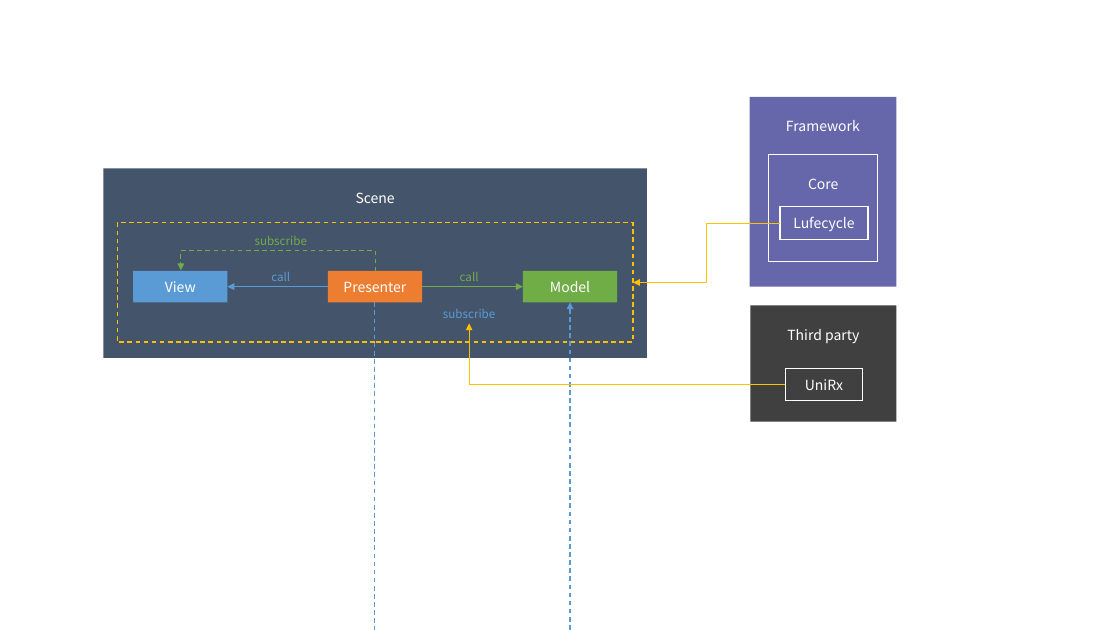
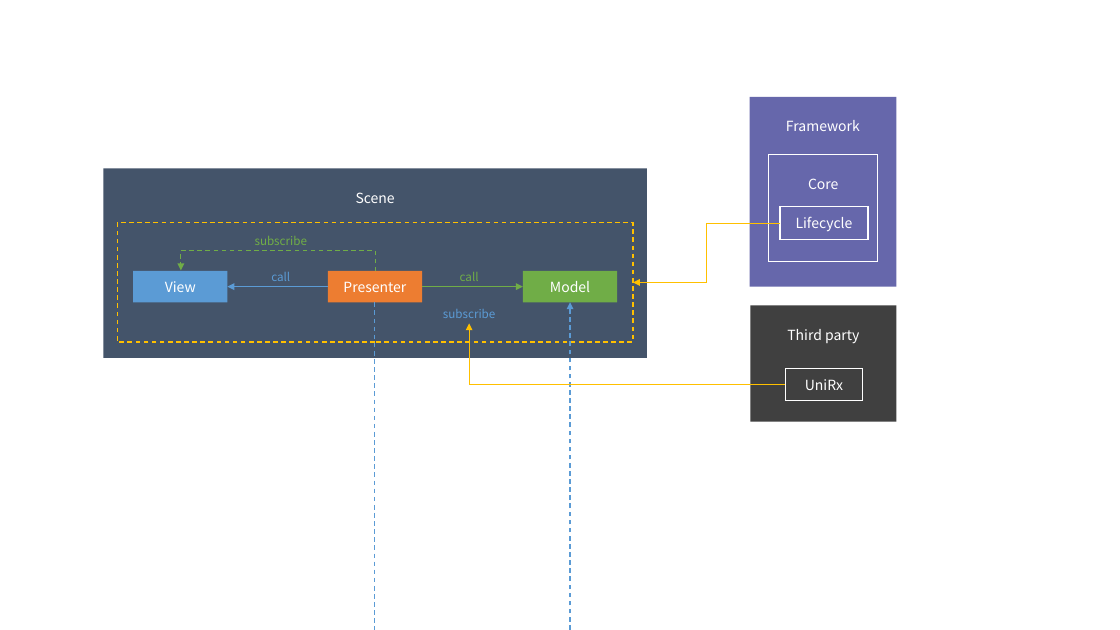
Before and after one commit to extreal-dev/Extreal.Guide, a slide deck: slide 3 of work/work.pptx. Drawn at 1120x630 pixels with LibreOffice and Linux fonts; fonts in the diff are those of the drawing. Boxes give left, top, right and bottom in pixels: in the first picture for what was removed or moved away, otherwise in the second. Text is boxed around its words. In the diff, an @@ line names an element or a change of style, - is before the commit and + after.

```diff
--- a/work/work.pptx
+++ b/work/work.pptx
@@ text in rectangle at (796,217,853,231): text changed @@
-Lufecycle
+Lifecycle
```
Also in this commit, not shown: 1 other file.
